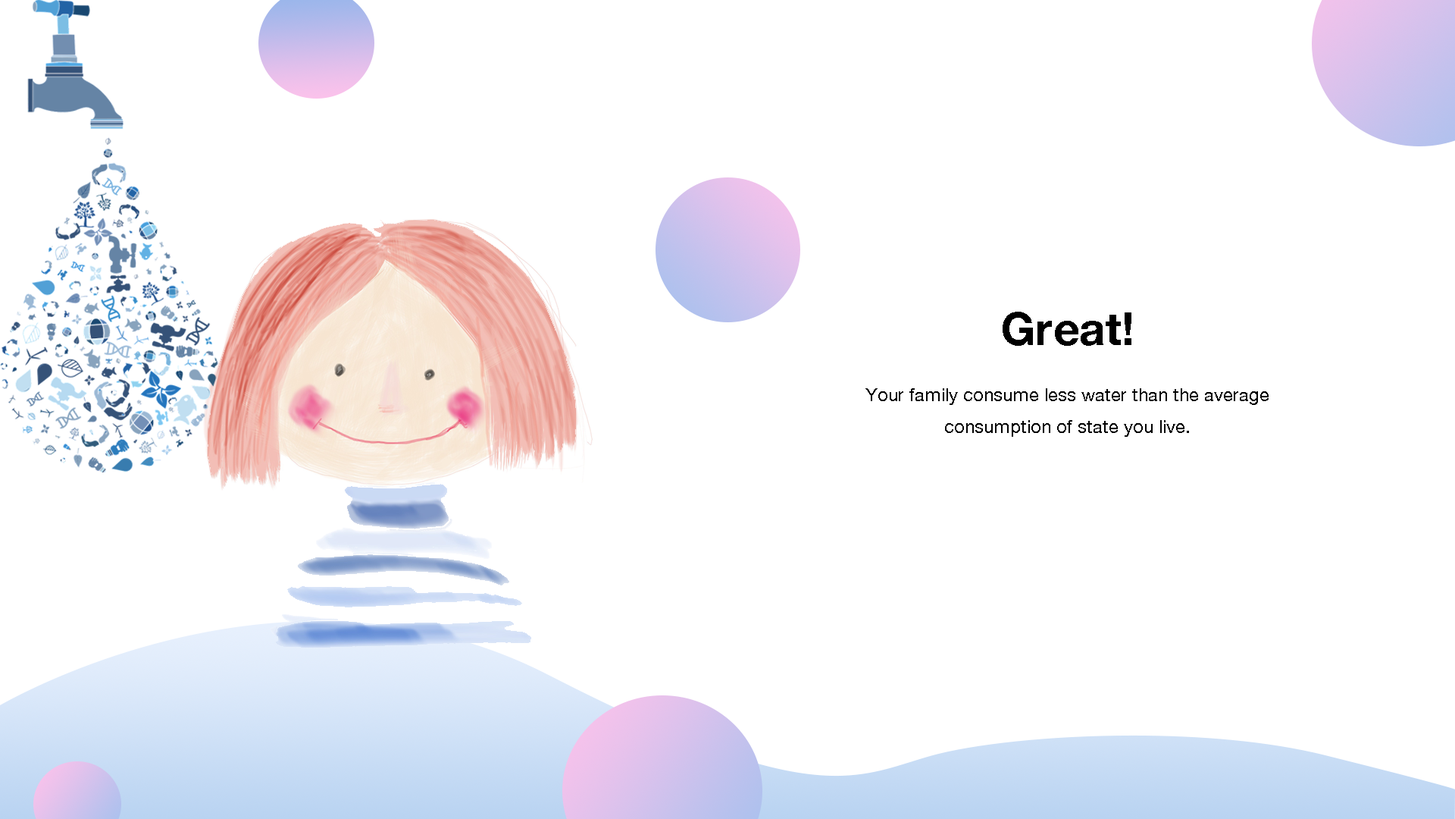
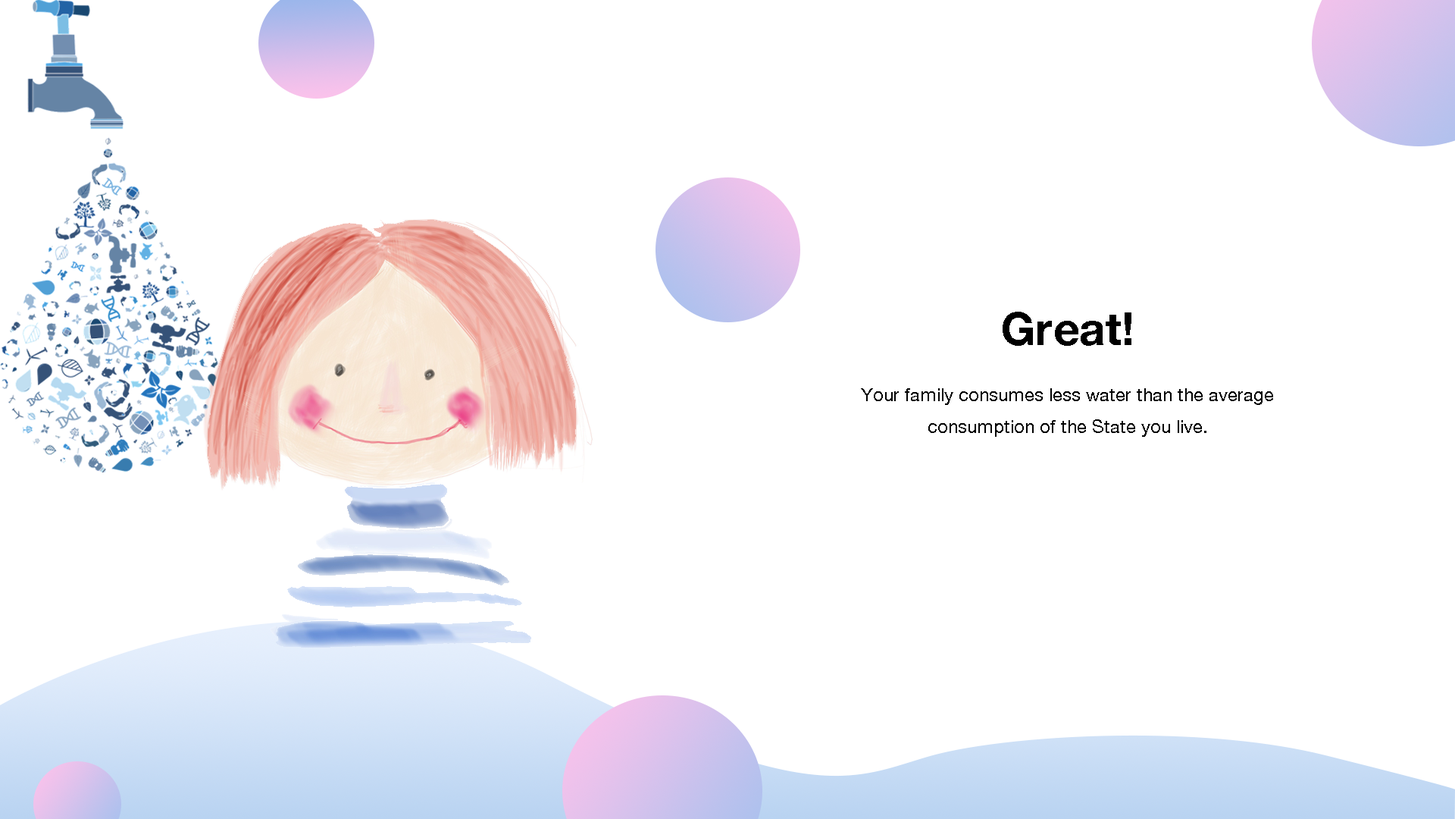
Comparing the layer stacks of the two 1455 x 819 images. Changes:
renamed "Great! Your family consume less water than the average consump" to "Great! Your family consumes less water than the average consum", painted on it over (861, 388, 1274, 437)
